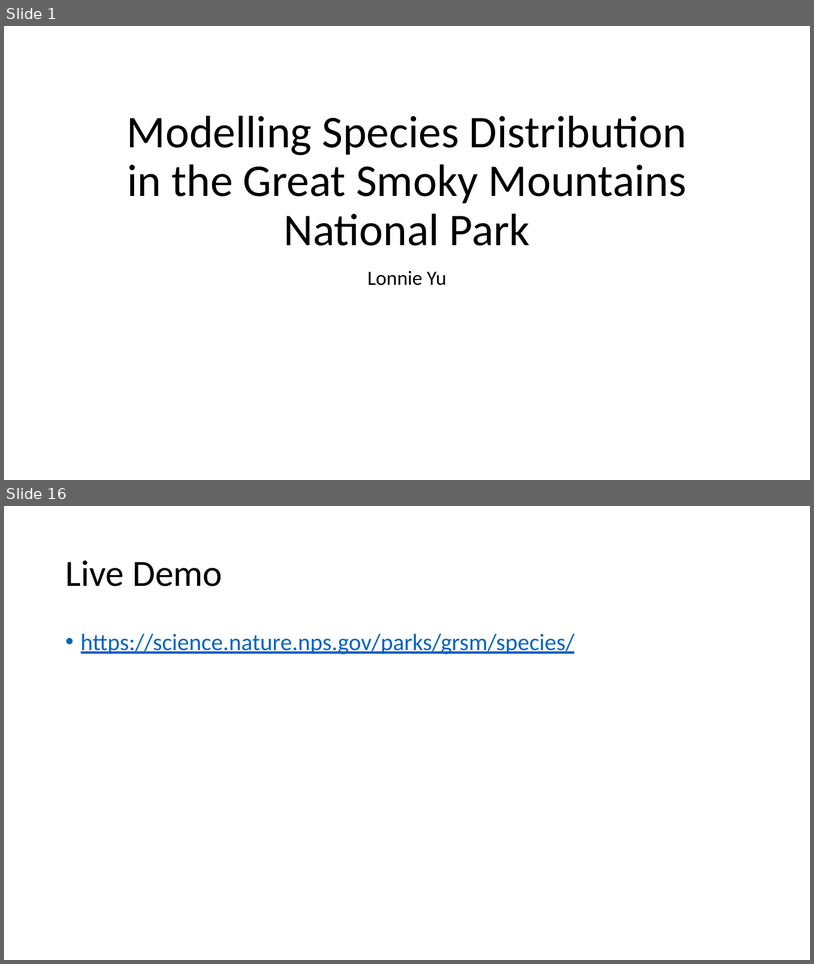
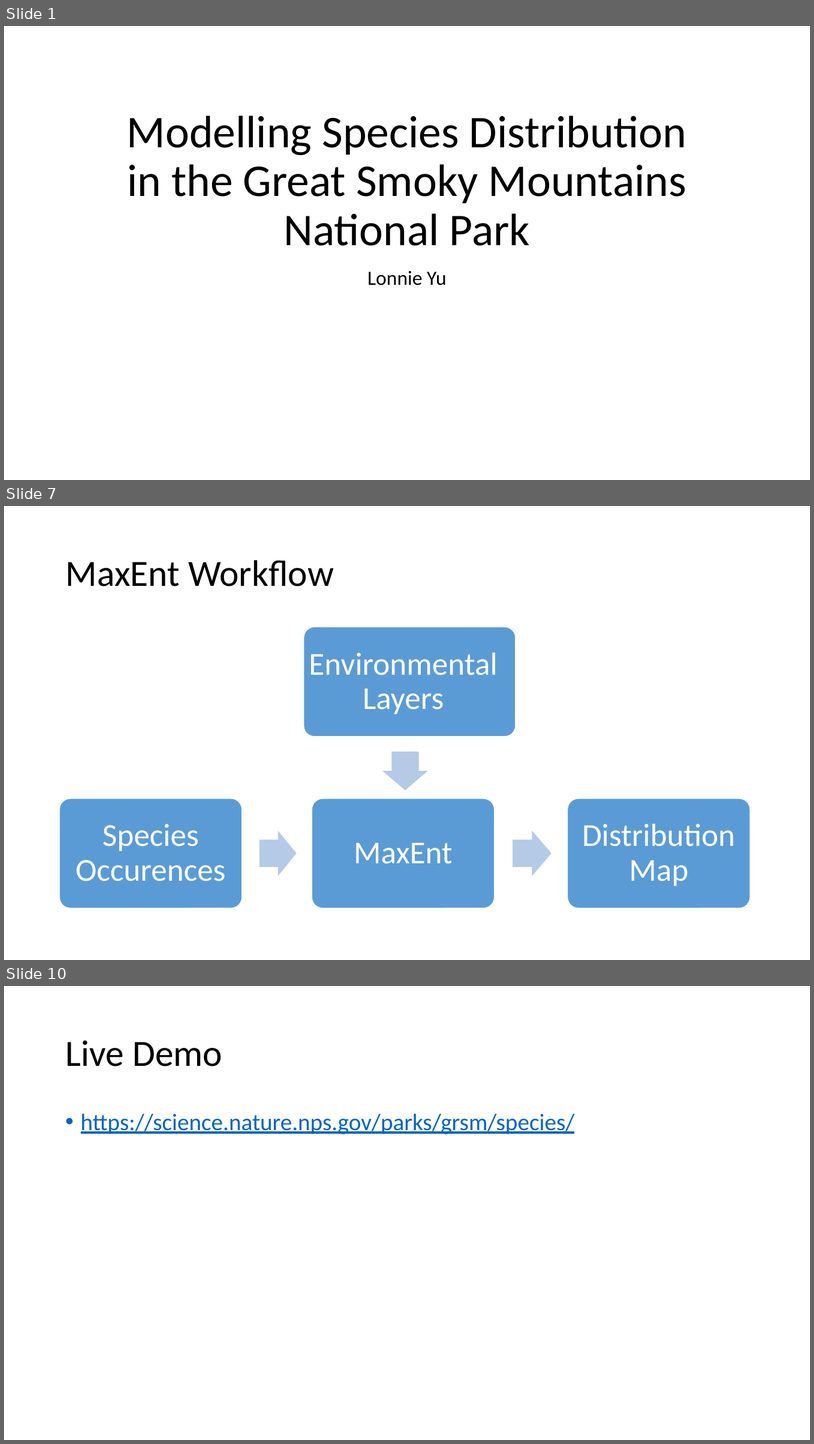
Before and after one commit to lonnieljyu/npmap-species, a slide deck: presentation/species_mapper_presentation.pptx. Shown one above the other, each under a label of ours: slides 1 and 16 before the commit, slides 1, 7 and 10 after it; the slides between them are not shown. The pictures are 814x964 and 814x1444 pixels, drawn with LibreOffice and Linux fonts; fonts in the diff are those of the drawing. Boxes give left, top, right and bottom in pixels: in the first picture for what was removed or moved away, otherwise in the second. Text is boxed around its words. In the diff, an @@ line names an element or a change of style, - is before the commit and + after.

```diff
--- a/presentation/species_mapper_presentation.pptx
+++ b/presentation/species_mapper_presentation.pptx
@@ slide 7 added at box(4, 506, 810, 960), background #FFFFFF @@
@@ title added at box(65, 560, 334, 586), 44 pt, text #000000 @@
+MaxEnt Workflow
@@ rounded rectangle added at box(304, 627, 516, 736), fill #5B9BD5, outline #FFFFFF 1 pt @@
@@ text added at box(309, 652, 497, 714), 38 pt, text #FFFFFF @@
+Environmental Layers
@@ right arrow added at box(383, 751, 428, 790), fill #B5CBE7 @@
@@ group added at box(60, 798, 750, 907): 3 rounded rectangles, 3 texts, 2 right arrows @@
+Species Occurences
+MaxEnt
+Distribution Map
@@ what was slide 16 is now slide 10 @@
```
Also in this commit, not shown: 5 slides changed, 3 other slides added, 10 slides removed, 1 other file.
